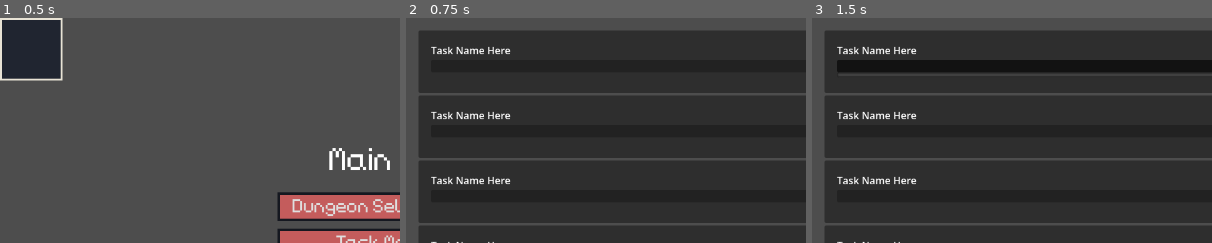
Above: before the commit, frames 1-3 (left to right).
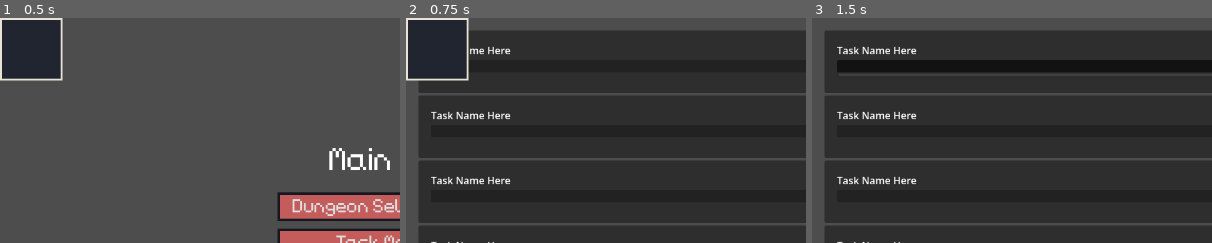
Above: after the commit, the same moments.

Repository: TheHumanMRP/RPG-Life-Tracker
Game: Godot game, scene res://Folders/Systems/Main/Scenes/main_scene.tscn
Same seed, same stepped clock (60 frames per second), same inputs: the game is played once before the commit and once after it. The engine's default icon, where the game draws it, is replaced by a stand-in: a white triangle on a blue panel in a dark square.
Inputs (mouse positions are % of the whole screen's width and height, from its top left):
- Up to frame 1 (0.5 s): no input
- Up to frame 2 (0.75 s): click "Task Manager" at 0.5 s
- Up to frame 3 (1.5 s): click (50, 11) at 1.27 s
The pictures show only the part of the screen within x 0-50%, y 0-50%; the shares and areas given below are measured in that part.

Frame 1 is identical in both runs. In frame 2, 2.1% of the frame differs, in the area x 0-16%, y 0-28%; in frame 3, nothing differs.

Commit message:
Auto commit at 2026-10-07 18:04:06

Diff:
--- a/Folders/Systems/Main/Scripts/main_scene.gd
+++ b/Folders/Systems/Main/Scripts/main_scene.gd
@@ -49,7 +49,9 @@
 
 
 func _add_right_click_menu() -> void:
-	pass
+	var right_click_menu: Node = _get_new_scene(Constants.PATH_TO_RIGHT_CLICK_MENU)
+
+	self.add_child(right_click_menu)
 
 func _add_text_input_box() -> void:
 	pass
